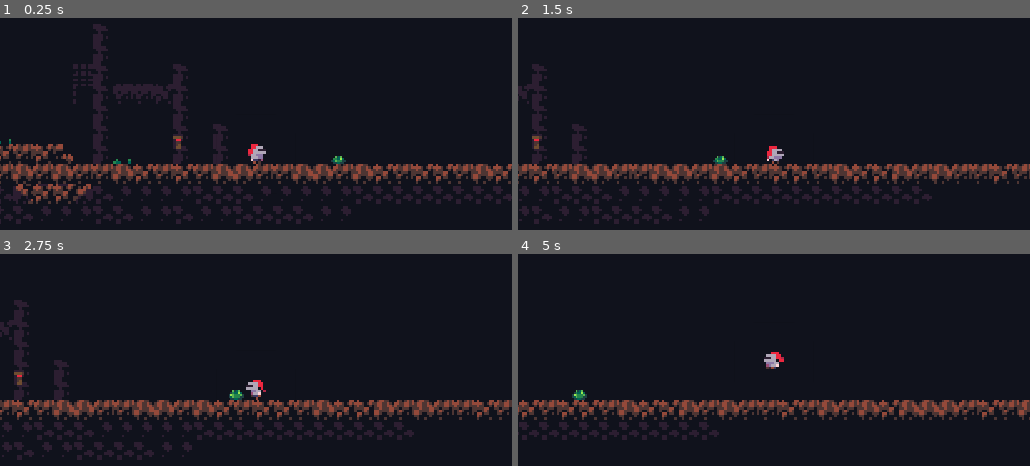
Above: before the commit, frames 1-4 (two rows, left to right).
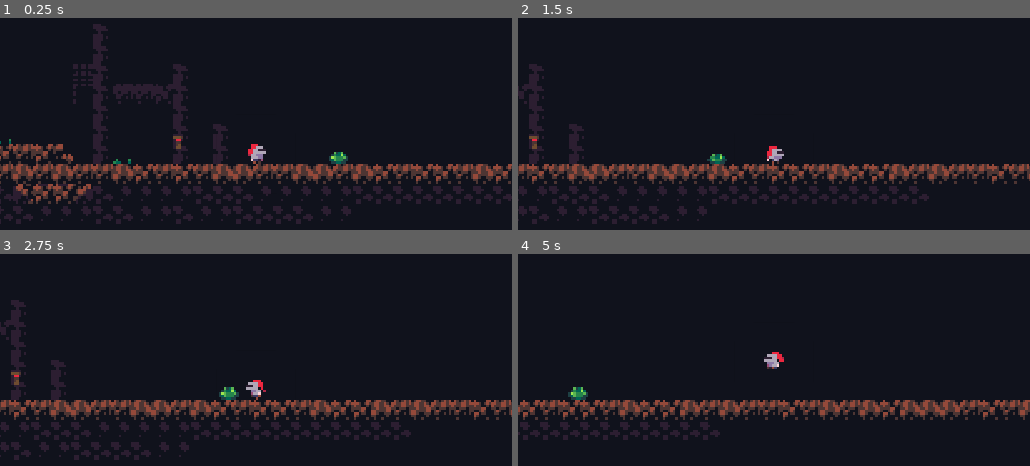
Above: after the commit, the same moments.

Repository: 8by4/solo1
Game: Godot game, scene res://Scenes/test.tscn
The game is run twice, just before and just after one commit, with the same random seed, the same clock (stepped at 60 frames per second) and the same inputs.
Inputs:
- Up to frame 1 (0.25 s): no input
- Up to frame 2 (1.5 s): tap Enter at 0.5 s; hold D (right) from 0.53 s (still down); tap E (interaction) at 0.6, 1.35 s; tap W (jump) at 0.77 s
- Up to frame 3 (2.75 s): tap W (jump) at 1.52 s; release D (right) at 2.03 s; hold A (left) from 2.03 s (still down); tap E (interaction) at 2.1 s
- Up to frame 4 (5 s): release A (left) at 2.78 s; hold D (right) 2.78-4.28 s; tap E (interaction) at 2.85, 3.6, 4.35 s; tap W (jump) at 3.02, 3.77, 4.52 s; hold A (left) from 4.28 s (still down)

The runs differ from the first frame. In frame 1, 0.1% of the frame differs, in the area x 64-68%, y 63-69%; in frame 2, 8.4%; in frame 3, 9.3%, in the area x 0-100%, y 21-98%; in frame 4, 2.6%.

Commit message:
slime Resize

Diff:
--- a/Scenes/slime.tscn
+++ b/Scenes/slime.tscn
@@ -7,10 +7,27 @@
 [ext_resource type="Script" path="res://Scripts/slime/states/Move.gd" id="5_m00cn"]
 
 [sub_resource type="RectangleShape2D" id="RectangleShape2D_sp152"]
-size = Vector2(6, 6)
+size = Vector2(8, 5)
 
 [sub_resource type="CircleShape2D" id="CircleShape2D_ti7p4"]
 radius = 28.0
+
+[sub_resource type="Animation" id="Animation_8kp3e"]
+resource_name = "Idle"
+length = 0.8
+loop_mode = 1
+tracks/0/type = "value"
+tracks/0/imported = false
+tracks/0/enabled = true
+tracks/0/path = NodePath("Sprite2D:frame")
+tracks/0/interp = 1
+tracks/0/loop_wrap = true
+tracks/0/keys = {
+"times": PackedFloat32Array(0, 0.4),
+"transitions": PackedFloat32Array(1, 1),
+"update": 1,
+"values": [0, 1]
+}
 
 [sub_resource type="Animation" id="Animation_sy0iv"]
 resource_name = "Move"
@@ -44,23 +61,6 @@
 "values": [0]
 }
 
-[sub_resource type="Animation" id="Animation_8kp3e"]
-resource_name = "Idle"
-length = 0.4
-loop_mode = 1
-tracks/0/type = "value"
-tracks/0/imported = false
-tracks/0/enabled = true
-tracks/0/path = NodePath("Sprite2D:frame")
-tracks/0/interp = 1
-tracks/0/loop_wrap = true
-tracks/0/keys = {
-"times": PackedFloat32Array(0, 0.2),
-"transitions": PackedFloat32Array(1, 1),
-"update": 1,
-"values": [0, 1]
-}
-
 [sub_resource type="AnimationLibrary" id="AnimationLibrary_2i6wv"]
 _data = {
 "Idle": SubResource("Animation_8kp3e"),
@@ -72,14 +72,13 @@
 script = ExtResource("1_gaekp")
 
 [node name="Sprite2D" type="Sprite2D" parent="."]
-position = Vector2(1.19209e-07, 1.19209e-07)
-scale = Vector2(0.75, 0.75)
+scale = Vector2(0.998047, 0.998047)
 texture = ExtResource("2_3ddyp")
 hframes = 3
 
 [node name="CollisionShape2D" type="CollisionShape2D" parent="."]
+position = Vector2(0, 1.5)
 shape = SubResource("RectangleShape2D_sp152")
-metadata/_edit_lock_ = true
 
 [node name="Player Dectection" type="Area2D" parent="."]
 metadata/_edit_lock_ = true
--- a/Scripts/torch.gd
+++ b/Scripts/torch.gd
@@ -7,7 +7,7 @@
 	if active == true:
 		if lit == true:
 			if Input.is_action_just_pressed("interaction"):
-				$AnimationPlayer.play("extinguish")
+				$AnimationPlayer.play("extinguished")
 				$AnimationPlayer.stop()
 
 				$Lighting.visible = false
